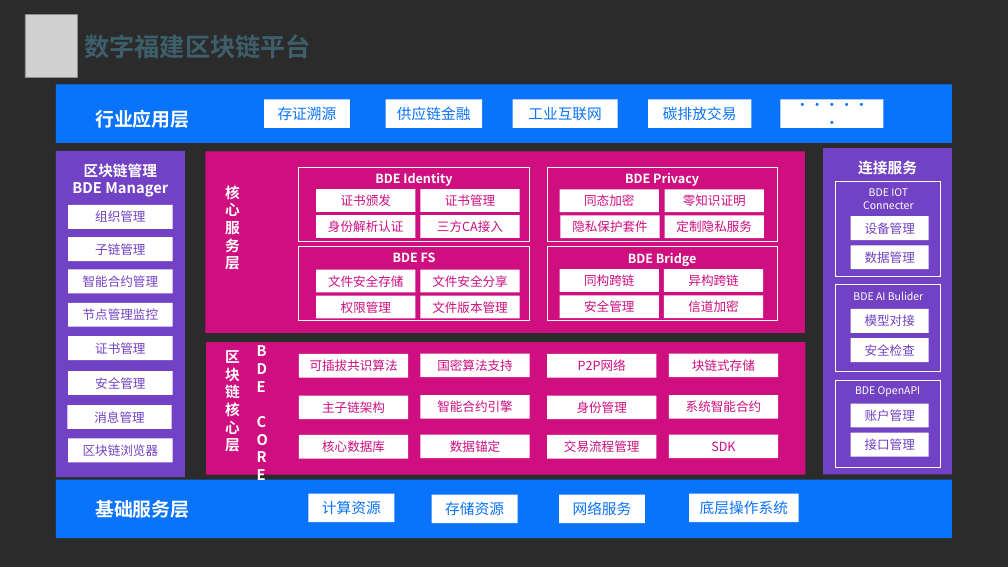
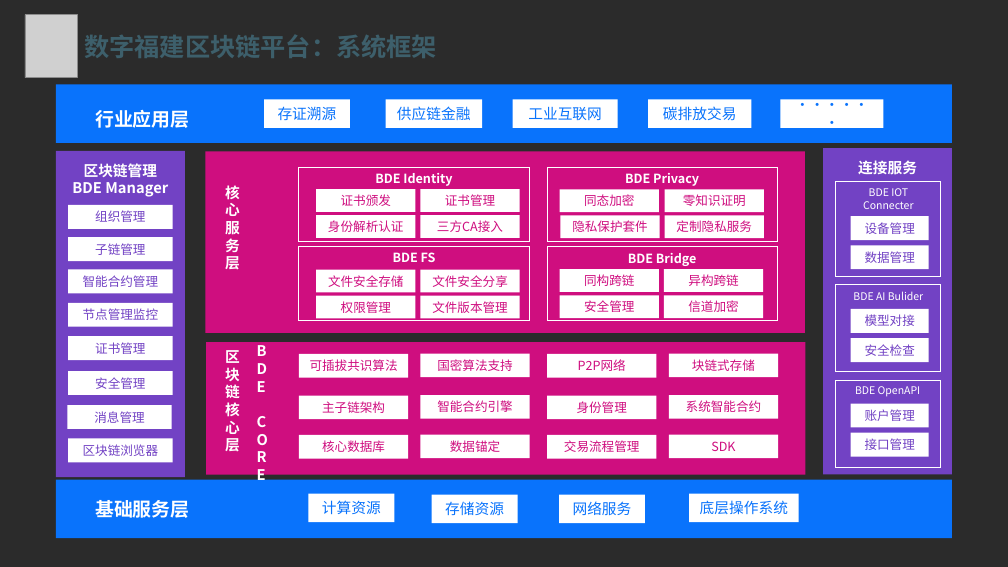
Before and after one commit to maodaishan/eos_doc, a slide deck: slide 22 of 其他ppt等/区块链介绍及个人项目介绍.pptx. Drawn at 1008x567 pixels with LibreOffice and Linux fonts; fonts in the diff are those of the drawing; grey boxes stand for pictures; background and template pictures are left out; a plain dark background stands for a picture behind light text. Boxes give left, top, right and bottom in pixels: in the first picture for what was removed or moved away, otherwise in the second. Text is boxed around its words. In the diff, an @@ line names an element or a change of style, - is before the commit and + after.

```diff
--- a/其他ppt等/区块链介绍及个人项目介绍.pptx
+++ b/其他ppt等/区块链介绍及个人项目介绍.pptx
@@ text at bbox=[84, 35, 437, 58]: text changed @@
-数字福建区块链平台
+数字福建区块链平台：系统框架
```
Also in this commit, not shown: 4 other slides changed.
